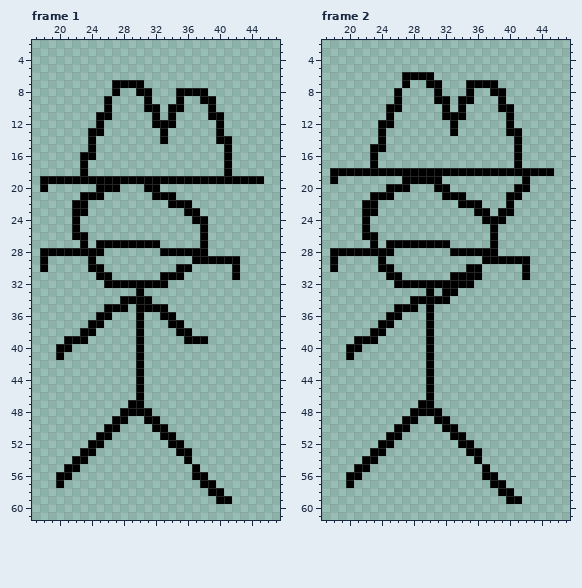
A pixel-art file gets an edit: ShovelJam/ShovelJam/ASSETS/Ase Files/npc4/npc4_idle.ase. Above is the file before it was changed.
64x64 pixels, 5 frames. Shown: frame 1: x 17..47, y 2..61; frame 2: x 17..47, y 2..61. The commit also changed other frames, which this record leaves out.
New version:
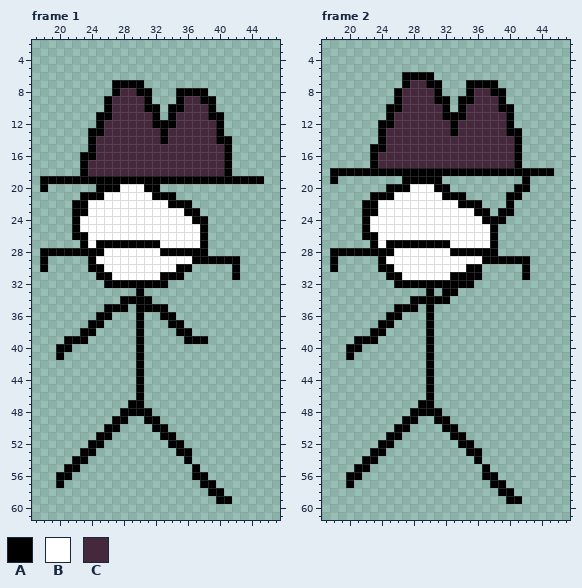
Palette (. is transparent): A #000000  B #ffffff  C #45283c
From old to new:
Frame 1, layers "Accessory", "Head":
y 8: x 28..29 .. -> CC
y 9: x 27..30 .... -> CCCC; x 36..37 .. -> CC
y 10: x 27..30 .... -> CCCC; x 36..38 ... -> CCC
y 11: x 27..31 ..... -> CCCCC; x 35..38 .... -> CCCC
y 12: x 26..31 ...... -> CCCCCC; x 35..39 ..... -> CCCCC
y 13: x 26..32 ....... -> CCCCCCC; x 34..39 ...... -> CCCCCC
y 14: x 25..32 ........ -> CCCCCCCC; x 34..39 ...... -> CCCCCC
y 15..16: x 25..40 ................ -> CCCCCCCCCCCCCCCC
y 17..18: x 24..40 ................. -> CCCCCCCCCCCCCCCCC
y 20: x 28..30 ... -> BBB
y 21: x 26..31 ...... -> BBBBBB
y 22: x 24..33 .......... -> BBBBBBBBBB
y 23: x 24..35 ............ -> BBBBBBBBBBBB
y 24: x 23..36 .............. -> BBBBBBBBBBBBBB
y 25: x 23..37 ............... -> BBBBBBBBBBBBBBB
y 26: x 24..37 .............. -> BBBBBBBBBBBBBB
y 27: x 24 . -> B; x 33..37 ..... -> BBBBB
y 28: x 26..32 ....... -> BBBBBBB
y 29: x 25..36 ............ -> BBBBBBBBBBBB
y 30: x 26..34 ......... -> BBBBBBBBB
y 31: x 27..32 ...... -> BBBBBB
Frame 2, layers "Accessory", "Head":
y 7: x 28..29 .. -> CC
y 8: x 27..30 .... -> CCCC; x 36..37 .. -> CC
y 9: x 27..30 .... -> CCCC; x 36..38 ... -> CCC
y 10: x 27..31 ..... -> CCCCC; x 35..38 .... -> CCCC
y 11: x 26..31 ...... -> CCCCCC; x 35..39 ..... -> CCCCC
y 12: x 26..32 ....... -> CCCCCCC; x 34..39 ...... -> CCCCCC
y 13: x 25..32 ........ -> CCCCCCCC; x 34..39 ...... -> CCCCCC
y 14..15: x 25..40 ................ -> CCCCCCCCCCCCCCCC
y 16..17: x 24..40 ................. -> CCCCCCCCCCCCCCCCC
y 20: x 28..30 ... -> BBB
y 21: x 26..31 ...... -> BBBBBB
y 22: x 24..33 .......... -> BBBBBBBBBB
y 23: x 24..35 ............ -> BBBBBBBBBBBB
y 24: x 23..36 .............. -> BBBBBBBBBBBBBB
y 25: x 23..37 ............... -> BBBBBBBBBBBBBBB
y 26: x 24..37 .............. -> BBBBBBBBBBBBBB
y 27: x 24 . -> B; x 33..37 ..... -> BBBBB
y 28: x 26..32 ....... -> BBBBBBB
y 29: x 25..36 ............ -> BBBBBBBBBBBB
y 30: x 26..34 ......... -> BBBBBBBBB
y 31: x 27..32 ...... -> BBBBBB
